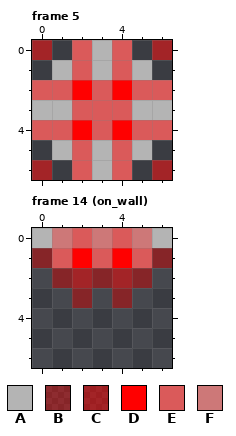
A pixel-art file gets an edit: Sprites/Guns/W_39_P_Mine.aseprite. Above: the version before the commit.
7x7 pixels, 19 frames. Shown: frame 5, frame 14 (on_wall). The commit also changed other frames, which this record leaves out.
Visible layers, top first: "Layer 2" opacity 50%, "Layer 1".
Palette (. is transparent): A #b4b4b4  B #ff000063  C #ff000080  D #ff0000  E #da5a5a  F #cd7878
Pixels before, frame 5, first column x 0:
0 C.EAE.C
1 .AEAEA.
2 EEDEDEE
3 AAEEEAA
4 EEDEDEE
5 .AEAEA.
6 C.EAE.C
Pixels before, frame 14 (on_wall), first column x 0:
0 AFEFEFA
1 BEDEDEB
2 .BCBCB.
3 ..B.B..
The same view after the edit:
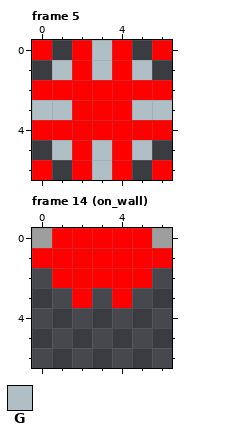
Colours new in this view: G #b0bec5
Changes in this commit:
layer "Layer 2" opacity 50% -> 100%
colour A: #b4b4b4 -> #9e9e9e
Changed rows in their new state; - is a pixel that keeps its letter.
Frame 5:
first column x 0:
0 D-DGD-D
1 -GDGDG-
2 DD-D-DD
3 GGDDDGG
4 DD-D-DD
5 -GDGDG-
6 D-DGD-D
Frame 14 (on_wall):
first column x 0:
0 -DDDDD-
1 DD-D-DD
2 -DDDDD-
3 --D-D--
Changed places in both pictures, as pixel boxes (x1, y1, x2, y2):
changed: (32, 40, 172, 180)
changed: (32, 228, 172, 308)
